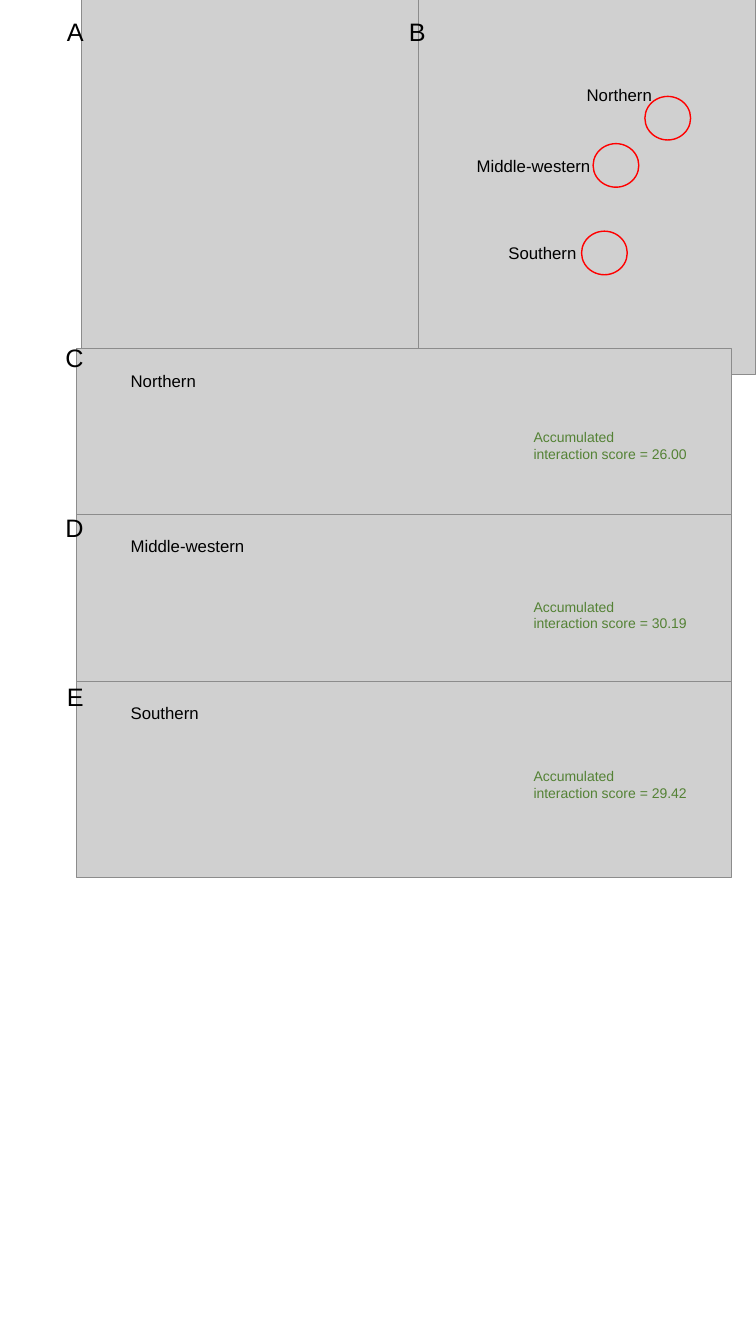
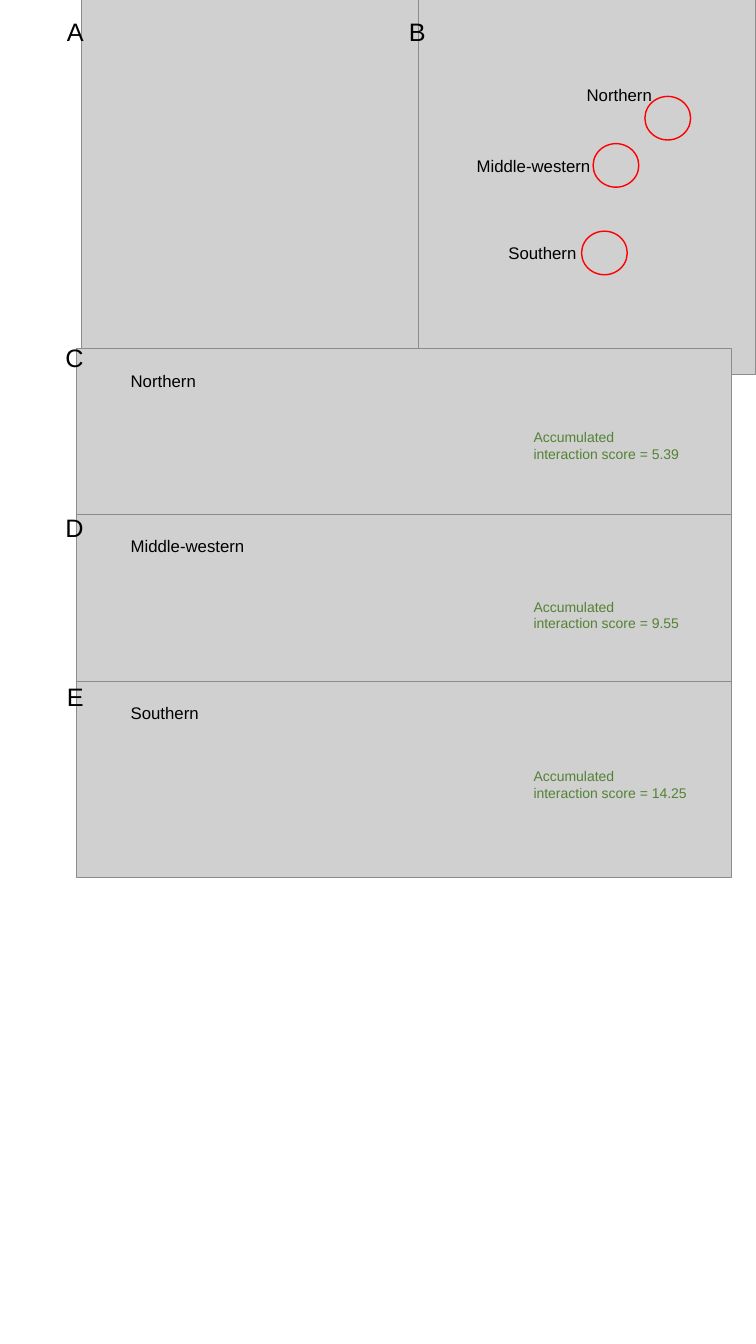
Before and after one commit to TermCIC/termite-flight-model, a slide deck: slide 1 of output/Fig. 4. Map and area comparison.pptx. Drawn at 756x1344 pixels with LibreOffice and Linux fonts; fonts in the diff are those of the drawing; grey boxes stand for pictures. Boxes give left, top, right and bottom in pixels: in the first picture for what was removed or moved away, otherwise in the second. Text is boxed around its words. In the diff, an @@ line names an element or a change of style, - is before the commit and + after.

```diff
--- a/output/Fig. 4. Map and area comparison.pptx
+++ b/output/Fig. 4. Map and area comparison.pptx
@@ text at bbox=[534, 449, 679, 459]: text changed @@
-interaction score = 26.00
+interaction score = 5.39
@@ text at bbox=[534, 618, 679, 628]: text changed @@
-interaction score = 30.19
+interaction score = 9.55
@@ text at bbox=[534, 788, 687, 798]: text changed @@
-interaction score = 29.42
+interaction score = 14.25
```
Also in this commit, not shown: 5 other files.
